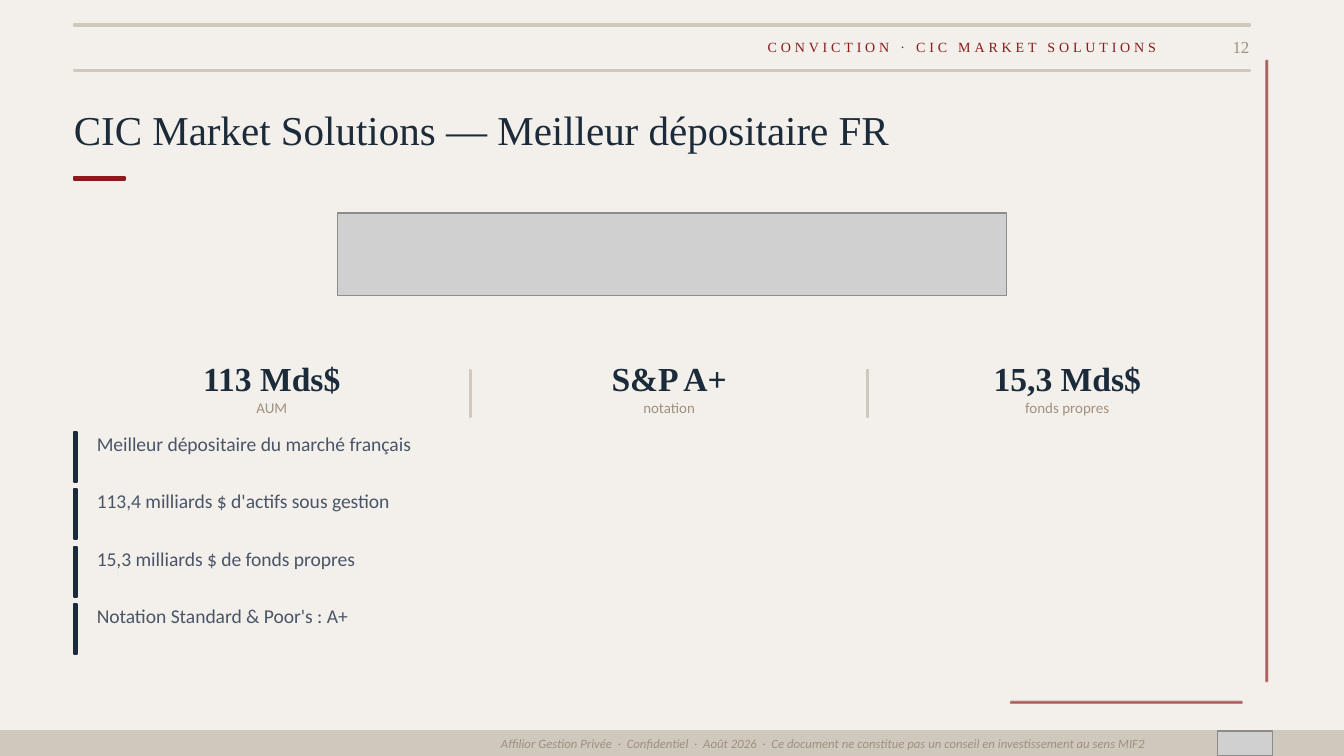
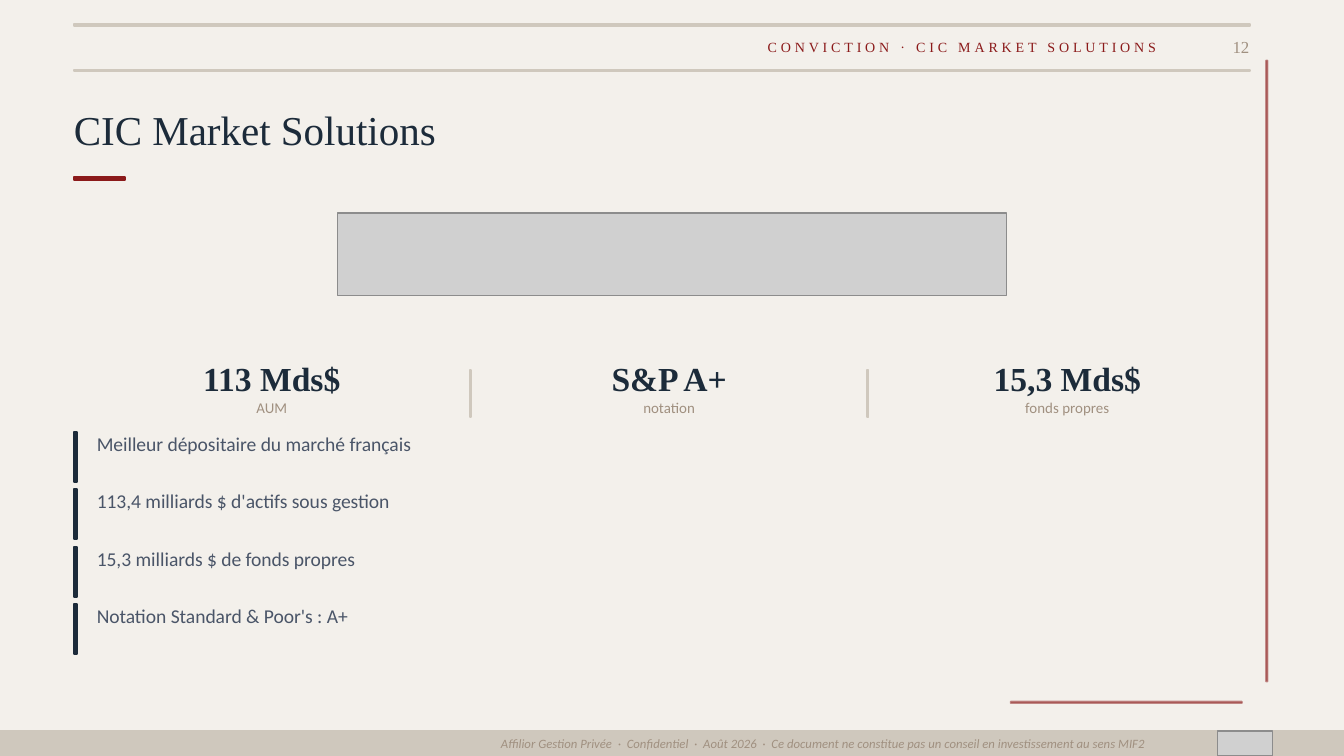
Before and after one commit to fififi1717/mkgt, a slide deck: slide 12 of Bibe_Def.pptx. Drawn at 1344x756 pixels with LibreOffice and Linux fonts; fonts in the diff are those of the drawing; grey boxes stand for pictures. Boxes give left, top, right and bottom in pixels: in the first picture for what was removed or moved away, otherwise in the second. Text is boxed around its words. In the diff, an @@ line names an element or a change of style, - is before the commit and + after.

```diff
--- a/Bibe_Def.pptx
+++ b/Bibe_Def.pptx
@@ text at (74,116,436,146): text changed @@
-CIC Market Solutions — Meilleur dépositaire FR
+CIC Market Solutions
```
Also in this commit, not shown: 11 other slides changed.
